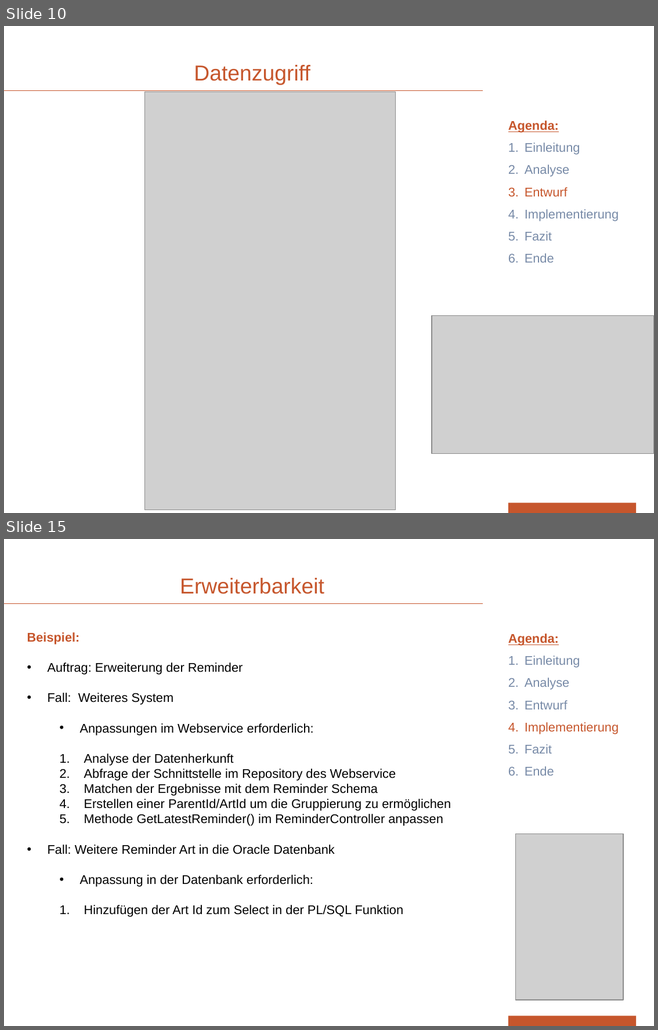
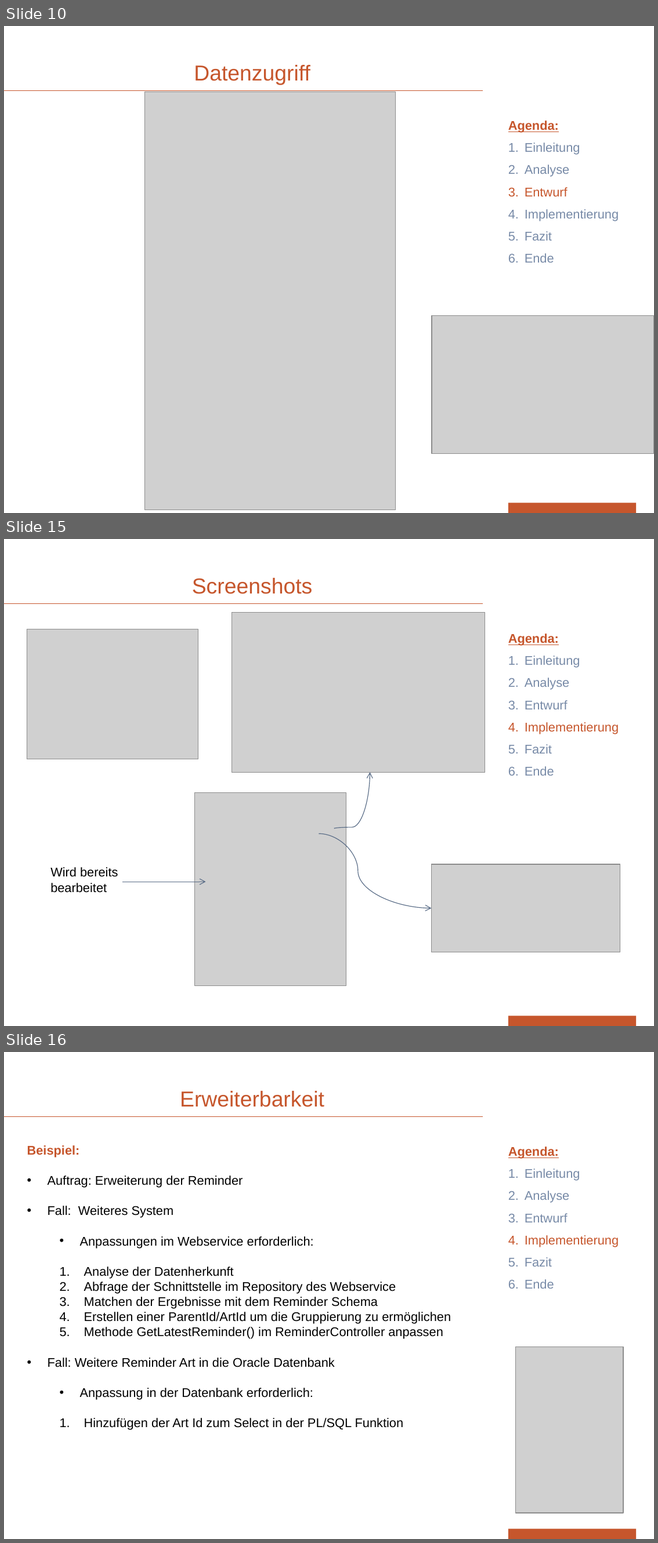
Before and after one commit to devonik/myownpage, a slide deck: PräsentationOhneVideo.pptx. Shown one above the other, each under a label of ours: slides 10 and 15 before the commit, slides 10, 15 and 16 after it; the slides between them are not shown. The pictures are 658x1030 and 658x1543 pixels, drawn with LibreOffice and Linux fonts; fonts in the diff are those of the drawing; grey boxes stand for pictures; background and template pictures are left out. Boxes give left, top, right and bottom in pixels: in the first picture for what was removed or moved away, otherwise in the second. Text is boxed around its words. In the diff, an @@ line names an element or a change of style, - is before the commit and + after.

```diff
--- a/PräsentationOhneVideo.pptx
+++ b/PräsentationOhneVideo.pptx
@@ slide 15 added at box(4, 539, 654, 1026), background #FFFFFF; not listed: 2 template elements that a slide beside it also shows @@
@@ title added at box(192, 578, 312, 594), 24 pt, text #C6562C @@
+Screenshots
@@ picture added at box(231, 613, 485, 772) @@
@@ picture added at box(27, 629, 198, 759) @@
@@ text added at box(508, 634, 618, 776), 14 pt, text #778AA7 @@
+Agenda:
+1. Einleitung
+2. Analyse
+3. Entwurf
+4. Implementierung
+5. Fazit
+6. Ende
@@ curved arrow added from (334, 829) to (370, 772), #576A85 0.75 pt @@
@@ picture added at box(194, 793, 346, 986) @@
@@ curved arrow added from (318, 834) to (431, 908), #576A85 0.75 pt @@
@@ text added at box(50, 867, 118, 893), 14 pt, text #000000 @@
+Wird bereits bearbeitet
@@ picture added at box(431, 864, 620, 952) @@
@@ arrow added from (122, 882) to (205, 882), #576A85 0.75 pt @@
@@ what was slide 15 is now slide 16 @@
```
Also in this commit, not shown: 3 slides changed, 1 slide removed.
